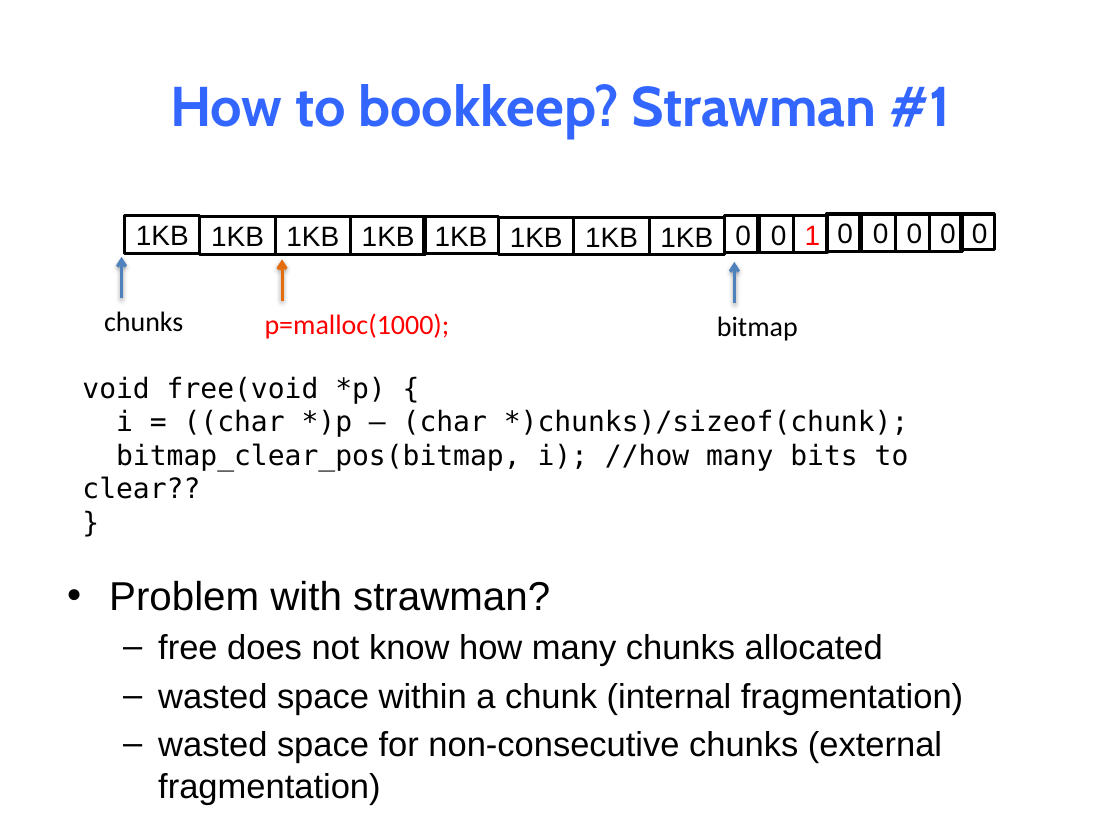
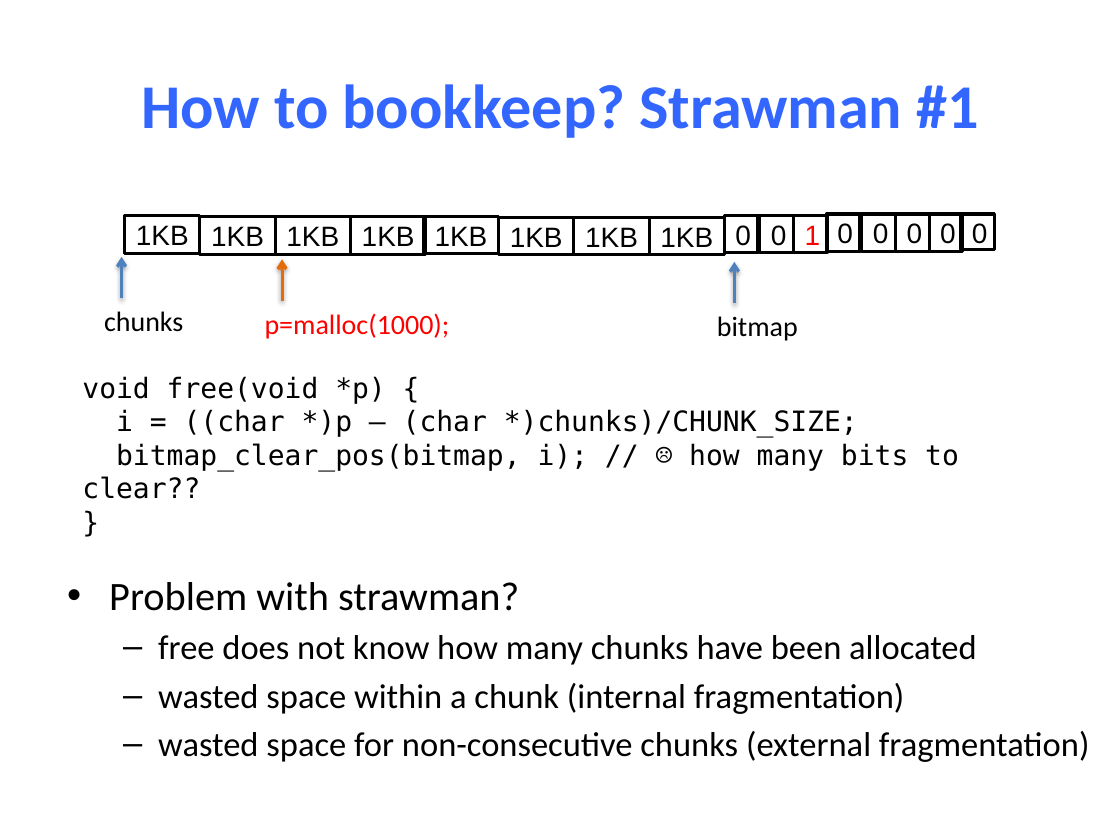
Before and after one commit to NYU-CSO/nyu-cso.github.io, a slide deck: slide 19 of notes/14-Dynamic_Allocator.pptx (slide 17 before the commit). Drawn at 1120x840 pixels with LibreOffice and Linux fonts; fonts in the diff are those of the drawing. Boxes give left, top, right and bottom in pixels: in the first picture for what was removed or moved away, otherwise in the second. Text is boxed around its words. In the diff, an @@ line names an element or a change of style, - is before the commit and + after.

```diff
--- a/notes/14-Dynamic_Allocator.pptx
+++ b/notes/14-Dynamic_Allocator.pptx
@@ title "How to bookkeep? Strawman #1" at (141, 84, 978, 138): size 36 to 40 pt, font Cabin to Calibri @@
@@ text at (82, 409, 959, 499): text changed @@
-i = ((char *)p – (char *)chunks)/sizeof(chunk);
-bitmap_clear_pos(bitmap, i); //how many bits to clear??
+i = ((char *)p – (char *)chunks)/CHUNK_SIZE;
+bitmap_clear_pos(bitmap, i); // ☹ how many bits to clear??
@@ text at (109, 582, 1090, 762): font Arial to Calibri in "Problem with strawman?", "wasted space within a chunk (internal fragmentation)", "wasted space for non-consecutive chunks (external fragmentat ..." @@
@@ text at (158, 635, 977, 665): text changed; font Arial to Calibri @@
-  – free does not know how many chunks allocated
+  – free does not know how many chunks have been allocated
```
Also in this commit, not shown: 51 other slides changed, 29 slides added, 10 slides removed, 1 other file.
